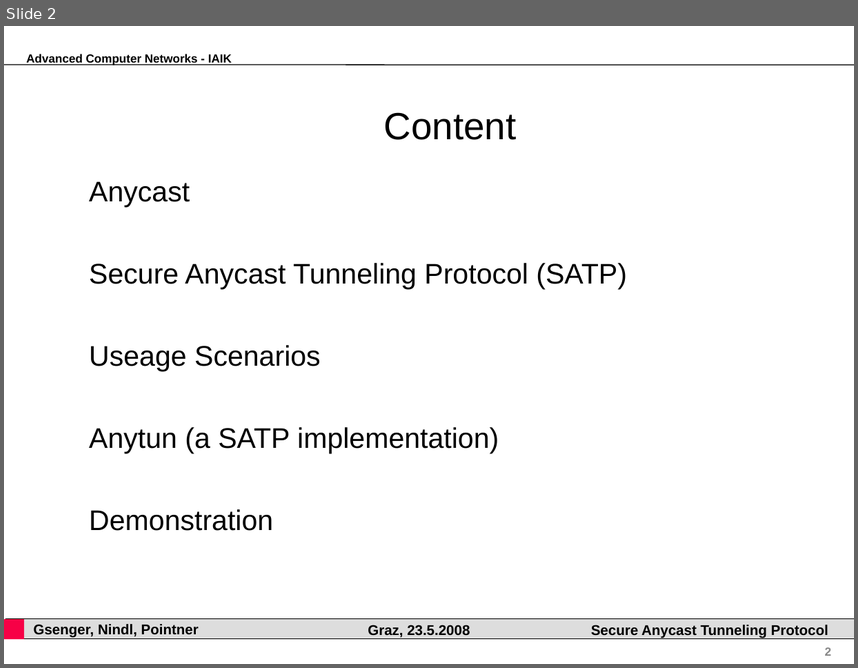
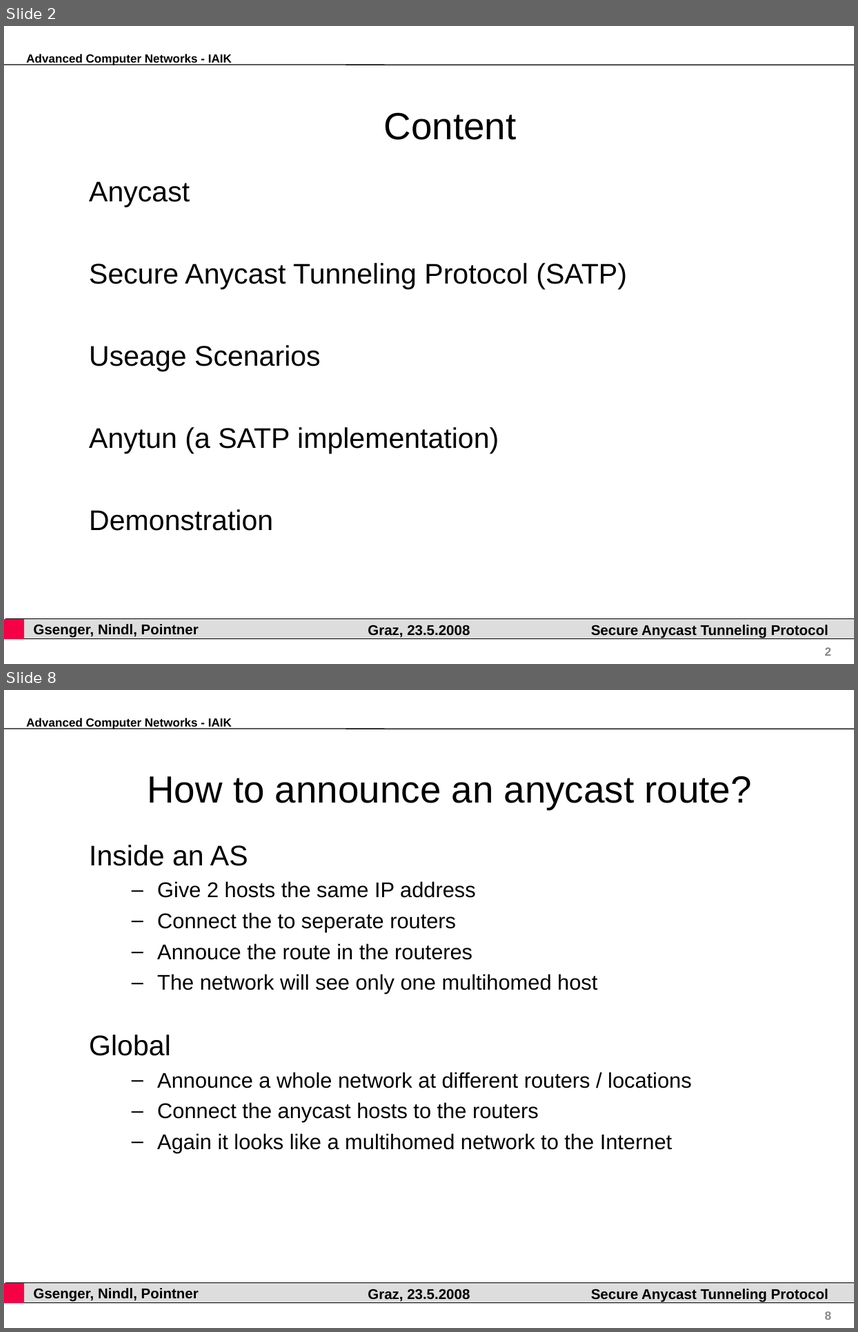
Before and after one commit to pyhedgehog/anytun, a slide deck: papers/acn.ppt. Shown one above the other, each under a label of ours: slide 2 before the commit, slides 2 and 8 after it; the slides between them are not shown. The pictures are 858x668 and 858x1332 pixels, drawn with LibreOffice and Linux fonts; fonts in the diff are those of the drawing; background and template pictures are left out. Boxes give left, top, right and bottom in pixels: in the first picture for what was removed or moved away, otherwise in the second. Text is boxed around its words. In the diff, an @@ line names an element or a change of style, - is before the commit and + after.

```diff
--- a/papers/acn.ppt
+++ b/papers/acn.ppt
@@ slide 8 added at bbox=[4, 690, 854, 1328], background #FFFFFF; not listed: 7 template elements that a slide beside it also shows @@
@@ title added at bbox=[147, 776, 752, 809], 32 pt, text #000000 @@
+How to announce an anycast route?
@@ text added at bbox=[89, 845, 692, 1153], 18 pt, text #000000 @@
+Inside an AS
+  – Give 2 hosts the same IP address
+  – Connect the to seperate routers
+  – Annouce the route in the routeres
+  – The network will see only one multihomed host
+Global
+  – Announce a whole network at different routers / locations
+  – Connect the anycast hosts to the routers
+  – Again it looks like a multihomed network to the Internet
```
Also in this commit, not shown: 1 slide changed, 5 other slides added, 2 other files.
